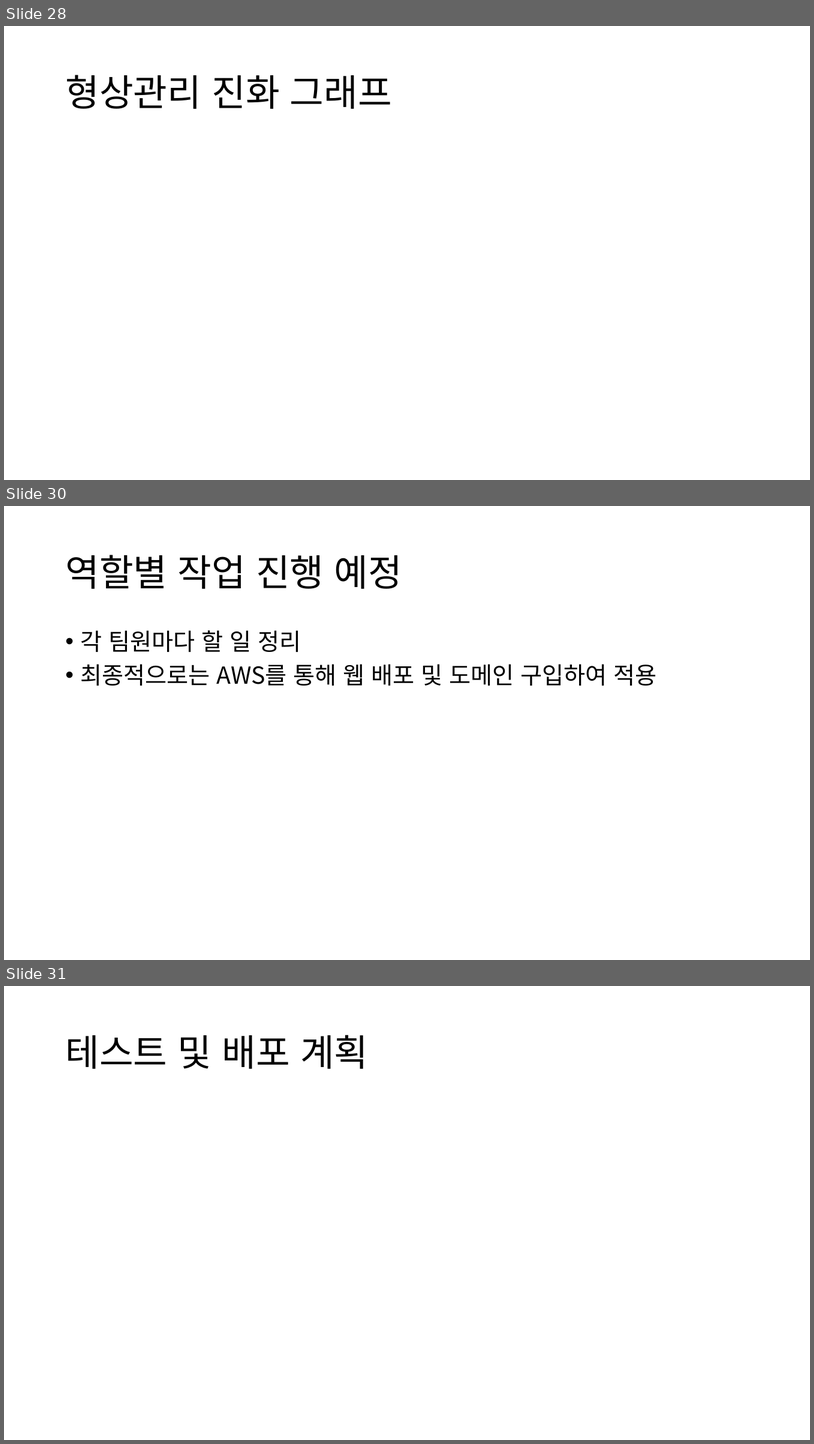
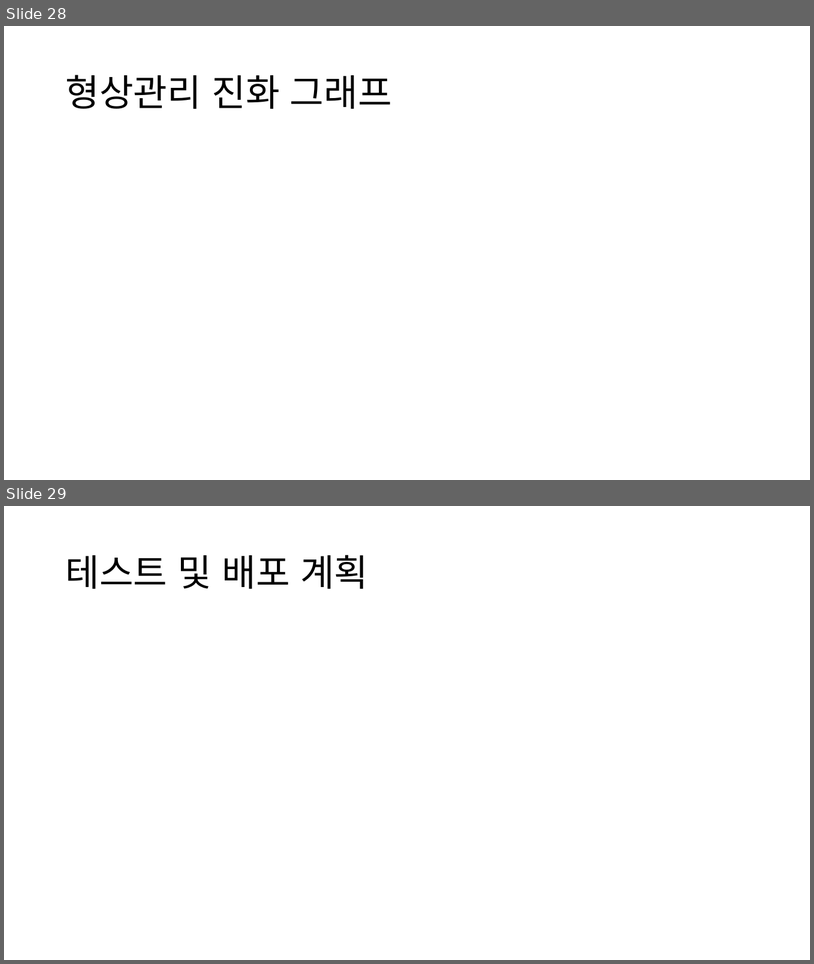
Before and after one commit to DrawGreen2021/Presentation, a slide deck: 팀 그릴그린 중간발표.pptx. Shown one above the other, each under a label of ours: slides 28, 30 and 31 before the commit, slides 28 and 29 after it; the slides between them are not shown. The pictures are 814x1444 and 814x964 pixels, drawn with LibreOffice and Linux fonts; fonts in the diff are those of the drawing. Boxes give left, top, right and bottom in pixels: in the first picture for what was removed or moved away, otherwise in the second. Text is boxed around its words. In the diff, an @@ line names an element or a change of style, - is before the commit and + after.

```diff
--- a/팀 그릴그린 중간발표.pptx
+++ b/팀 그릴그린 중간발표.pptx
@@ slide 30 removed at (4,506,810,960), background #FFFFFF @@
@@ title removed at (65,555,402,589) @@
-역할별 작업 진행 예정
@@ text removed at (81,630,657,685) @@
-• 각 팀원마다 할 일 정리
-• 최종적으로는 AWS를 통해 웹 배포 및 도메인 구입하여 적용
@@ what was slide 31 is now slide 29 @@
```
Also in this commit, not shown: 5 slides changed, 1 other slide removed.
